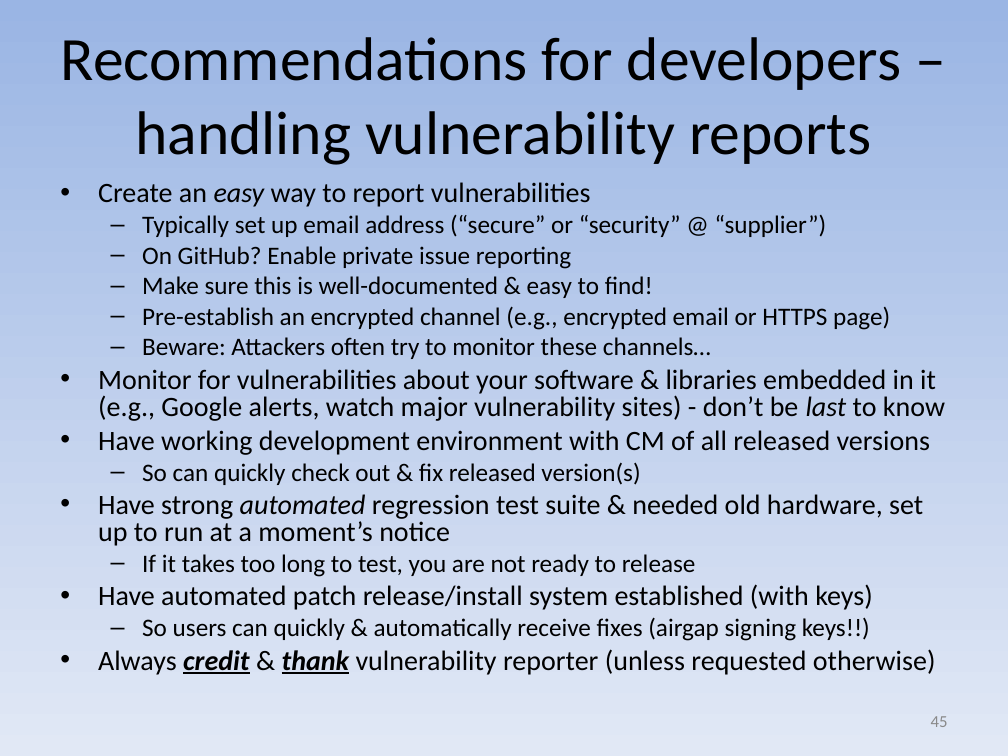
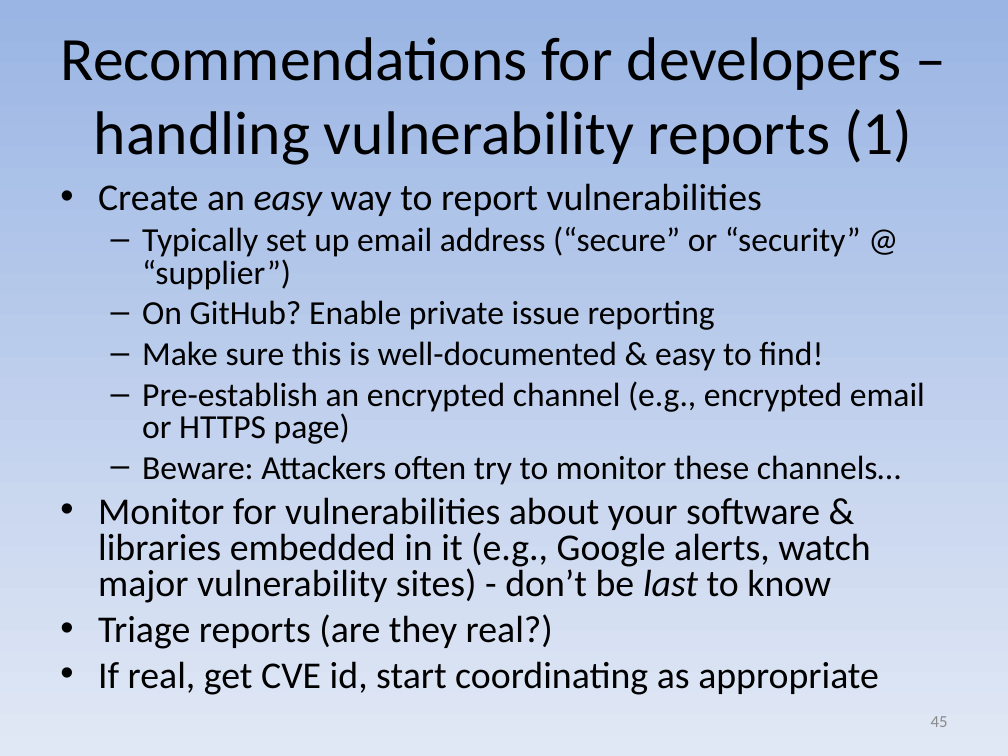
Before and after one commit to david-a-wheeler/david-a-wheeler.github.io, a slide deck: slide 45 of secure-class/presentations/Secure-Software-10-Misc.ppt. Drawn at 1008x756 pixels with LibreOffice and Linux fonts; fonts in the diff are those of the drawing. Boxes give left, top, right and bottom in pixels: in the first picture for what was removed or moved away, otherwise in the second. Text is boxed around its words. In the diff, an @@ line names an element or a change of style, - is before the commit and + after.

```diff
--- a/secure-class/presentations/Secure-Software-10-Misc.ppt
+++ b/secure-class/presentations/Secure-Software-10-Misc.ppt
@@ title at [61,37,912,165]: text changed @@
-Recommendations for developers – handling vulnerability reports
+Recommendations for developers – handling vulnerability reports (1)
@@ text at [98,183,925,603]: size 20 to 27 pt in "Create an easy way to report vulnerabilities", "Monitor for vulnerabilities about your software & ..."; size 18 to 24 pt in "Typically set up email address (“secure” or ...", "On GitHub? Enable private issue reporting", "Make sure this is well-documented & easy ...", "Pre-establish an encrypted channel (e.g., encrypted email ..." and 1 more places; more space between paragraphs @@
@@ text at [98,614,879,695]: text changed; size 20 to 27 pt @@
-• Have working development environment with CM of all released versions
-  – So can quickly check out & fix released version(s)
-• Have strong automated regression test suite & needed old hardware, set up to run at a moment’s notice
-  – If it takes too long to test, you are not ready to release
-• Have automated patch release/install system established (with keys)
-  – So users can quickly & automatically receive fixes (airgap signing keys!!)
-• Always credit & thank vulnerability reporter (unless requested otherwise)
+• Triage reports (are they real?)
+• If real, get CVE id, start coordinating as appropriate
```
Also in this commit, not shown: 2 other slides changed, 1 slide added, 2 other files.
